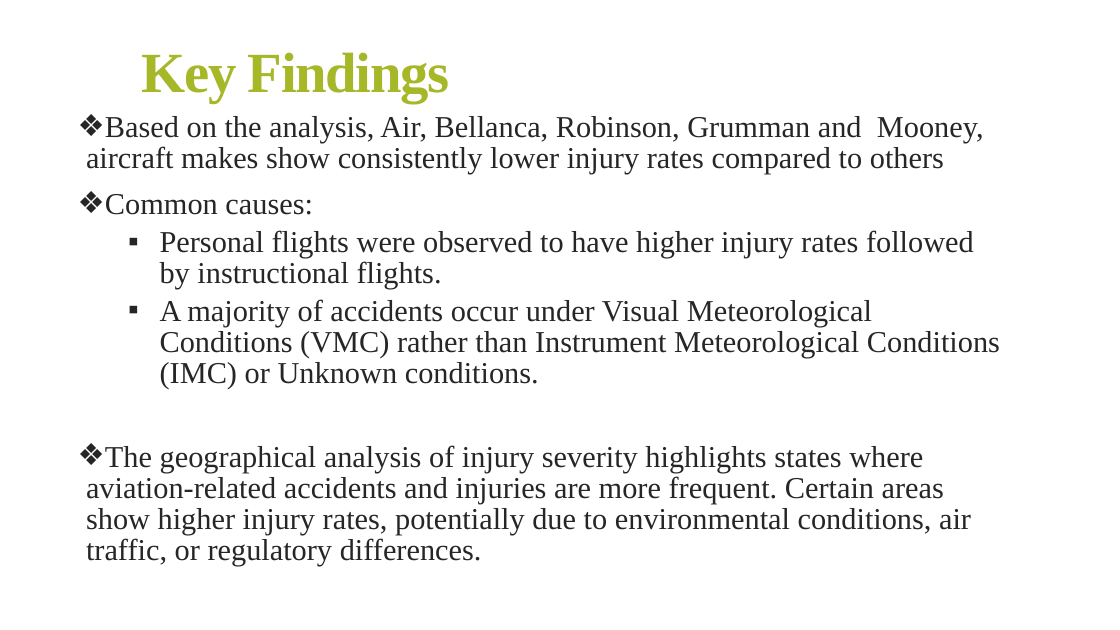
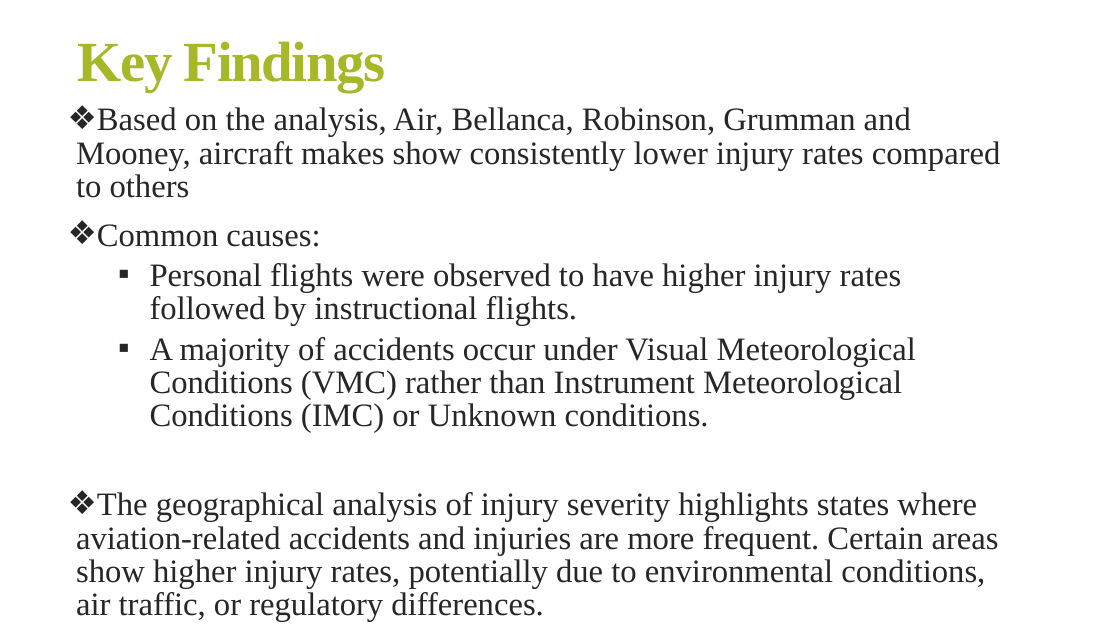
Before and after one commit to FranciscarNdanu/PHASE-1-PROJECT, a slide deck: slide 10 of Presentation.pptx. Drawn at 1120x630 pixels with LibreOffice and Linux fonts; fonts in the diff are those of the drawing. Boxes give left, top, right and bottom in pixels: in the first picture for what was removed or moved away, otherwise in the second. Text is boxed around its words. In the diff, an @@ line names an element or a change of style, - is before the commit and + after.

```diff
--- a/Presentation.pptx
+++ b/Presentation.pptx
@@ title "Key Findings": place and size @@
-title "Key Findings" at bbox=[142, 52, 449, 103]
+title "Key Findings" at bbox=[78, 41, 385, 92]
@@ text "Based on the analysis, Air, ...": place and size @@
-text "Based on the analysis, Air, ..." at bbox=[86, 116, 1000, 566]
+text "Based on the analysis, Air, ..." at bbox=[76, 107, 1001, 622]
@@ text "Based on the analysis, Air, ..." at bbox=[76, 107, 1001, 622]: size 26 to 28 pt @@
```
Also in this commit, not shown: 4 other slides changed, 2 slides added, 2 slides removed, 11 other files.
